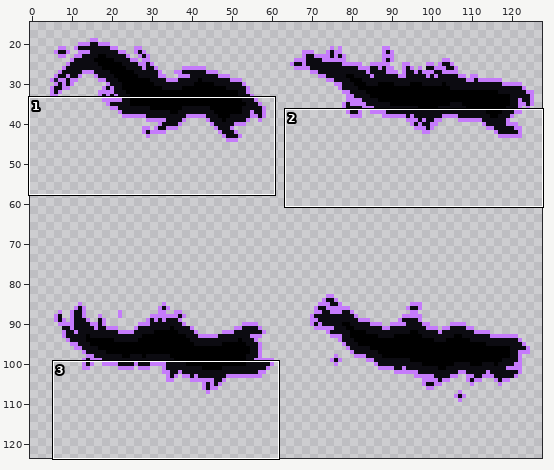
File history of a sprite sheet, assets/animations/wriggler/wriggler_move.png. Above: a wide view before the commit, with the close-up outlined.
Close-up. Before:
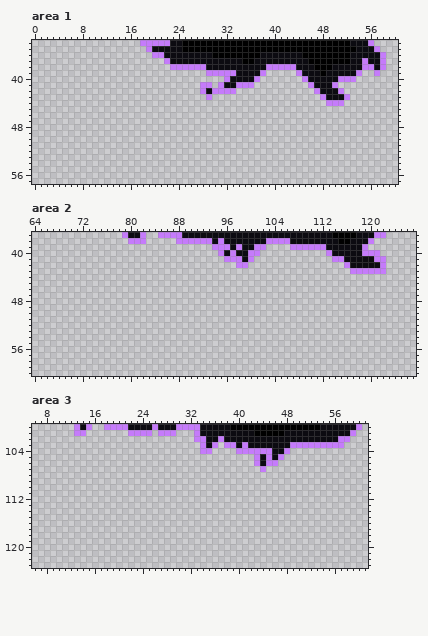
The file is 128x128 pixels. Shown: area 1: x 0..60, y 34..57; area 2: x 64..127, y 37..60; area 3: x 6..61, y 100..123. The wide view leaves out empty margins. The commit also changed other parts of the picture, which this record leaves out.
Once edited:
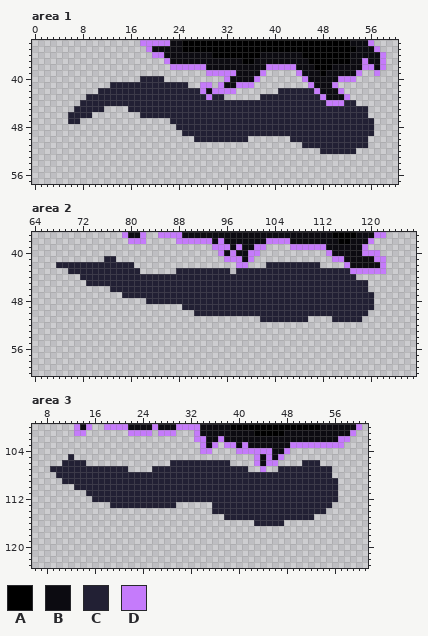
Palette (. is transparent): A #000000  B #0c0b11  C #222034  D #c57bfb
Difference:
Area 1:
y 40: x 18..21 .... -> CCCC
y 41: x 13..25 ............. -> CCCCCCCCCCCCC
y 42: x 11..27 ................. -> CCCCCCCCCCCCCCCCC; x 41..46 ...... -> CCCCCC
y 43: x 9..28 .................... -> CCCCCCCCCCCCCCCCCCCC; x 30..31 .. -> CC; x 38..47 .......... -> CCCCCCCCCC
y 44: x 8..48 ......................................... -> CCCCCCCCCCCCCCCCCCCCCCCCCCCCCCCCCCCCCCCCC; x 52..53 .. -> CC
y 45: x 7..11 ..... -> CCCCC; x 16..55 ........................................ -> CCCCCCCCCCCCCCCCCCCCCCCCCCCCCCCCCCCCCCCC
y 46: x 6..9 .... -> CCCC; x 18..55 ...................................... -> CCCCCCCCCCCCCCCCCCCCCCCCCCCCCCCCCCCCCC
y 47: x 6..7 .. -> CC; x 23..56 .................................. -> CCCCCCCCCCCCCCCCCCCCCCCCCCCCCCCCCC
y 48: x 24..56 ................................. -> CCCCCCCCCCCCCCCCCCCCCCCCCCCCCCCCC
y 49: x 25..56 ................................ -> CCCCCCCCCCCCCCCCCCCCCCCCCCCCCCCC
y 50: x 27..35 ......... -> CCCCCCCCC; x 43..55 ............. -> CCCCCCCCCCCCC
y 51: x 45..55 ........... -> CCCCCCCCCCC
y 52: x 48..53 ...... -> CCCCCC
Area 2:
y 41: x 76..77 .. -> CC
y 42: x 68..80 ............. -> CCCCCCCCCCCCC; x 103..111 ......... -> CCCCCCCCC
y 43: x 70..81 ............ -> CCCCCCCCCCCC; x 88..96 ......... -> CCCCCCCCC; x 98..116 ................... -> CCCCCCCCCCCCCCCCCCC
y 44: x 72..117 .............................................. -> CCCCCCCCCCCCCCCCCCCCCCCCCCCCCCCCCCCCCCCCCCCCCC
y 45: x 73..119 ............................................... -> CCCCCCCCCCCCCCCCCCCCCCCCCCCCCCCCCCCCCCCCCCCCCCC
y 46: x 77..119 ........................................... -> CCCCCCCCCCCCCCCCCCCCCCCCCCCCCCCCCCCCCCCCCCC
y 47: x 79..120 .......................................... -> CCCCCCCCCCCCCCCCCCCCCCCCCCCCCCCCCCCCCCCCCC
y 48: x 83..120 ...................................... -> CCCCCCCCCCCCCCCCCCCCCCCCCCCCCCCCCCCCCC
y 49: x 89..120 ................................ -> CCCCCCCCCCCCCCCCCCCCCCCCCCCCCCCC
y 50: x 91..119 ............................. -> CCCCCCCCCCCCCCCCCCCCCCCCCCCCC
y 51: x 102..109 ........ -> CCCCCCCC; x 114..118 ..... -> CCCCC
Area 3:
y 105: x 12 . -> C
y 106: x 11..14 .... -> CCCC; x 29..38 .......... -> CCCCCCCCCC; x 51..53 ... -> CCC
y 107: x 9..21 ............. -> CCCCCCCCCCCCC; x 26..41 ................ -> CCCCCCCCCCCCCCCC; x 47..55 ......... -> CCCCCCCCC
y 108: x 10..55 .............................................. -> CCCCCCCCCCCCCCCCCCCCCCCCCCCCCCCCCCCCCCCCCCCCCC
y 109: x 11..56 .............................................. -> CCCCCCCCCCCCCCCCCCCCCCCCCCCCCCCCCCCCCCCCCCCCCC
y 110: x 13..56 ............................................ -> CCCCCCCCCCCCCCCCCCCCCCCCCCCCCCCCCCCCCCCCCCCC
y 111: x 15..56 .......................................... -> CCCCCCCCCCCCCCCCCCCCCCCCCCCCCCCCCCCCCCCCCC
y 112: x 16..56 ......................................... -> CCCCCCCCCCCCCCCCCCCCCCCCCCCCCCCCCCCCCCCCC
y 113: x 19..29 ........... -> CCCCCCCCCCC; x 36..55 .................... -> CCCCCCCCCCCCCCCCCCCC
y 114: x 36..54 ................... -> CCCCCCCCCCCCCCCCCCC
y 115: x 38..52 ............... -> CCCCCCCCCCCCCCC
y 116: x 43..47 ..... -> CCCCC
Pixel boxes of the changes (left, top, right, bottom) in both close-ups:
added: (68, 76, 374, 154)
added: (56, 256, 374, 322)
added: (50, 454, 338, 526)
